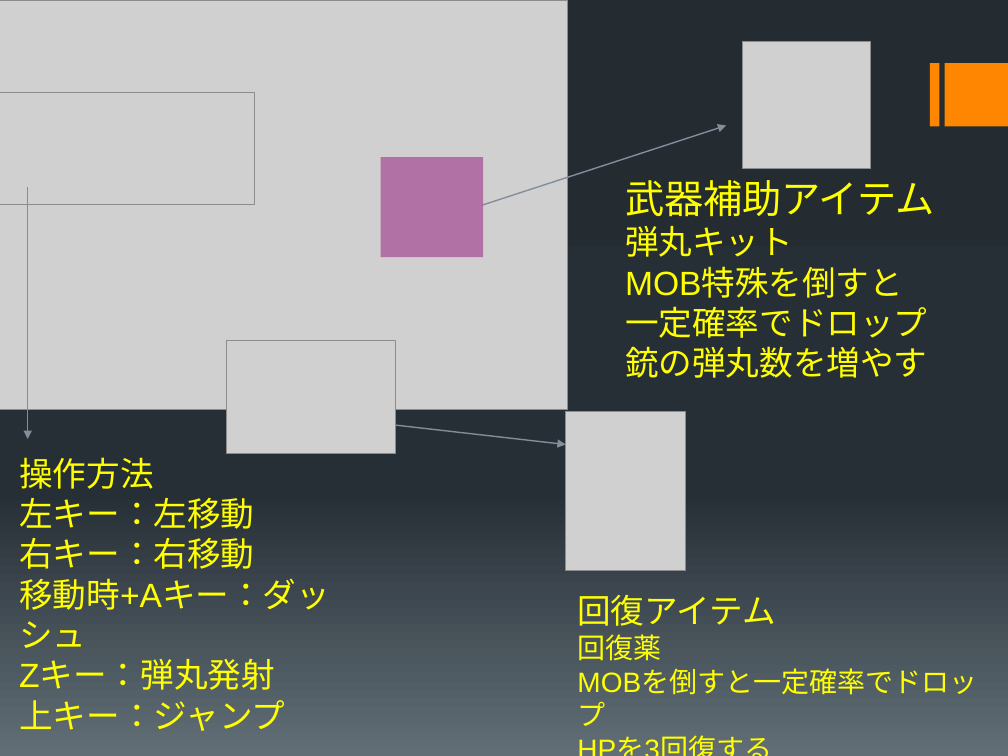
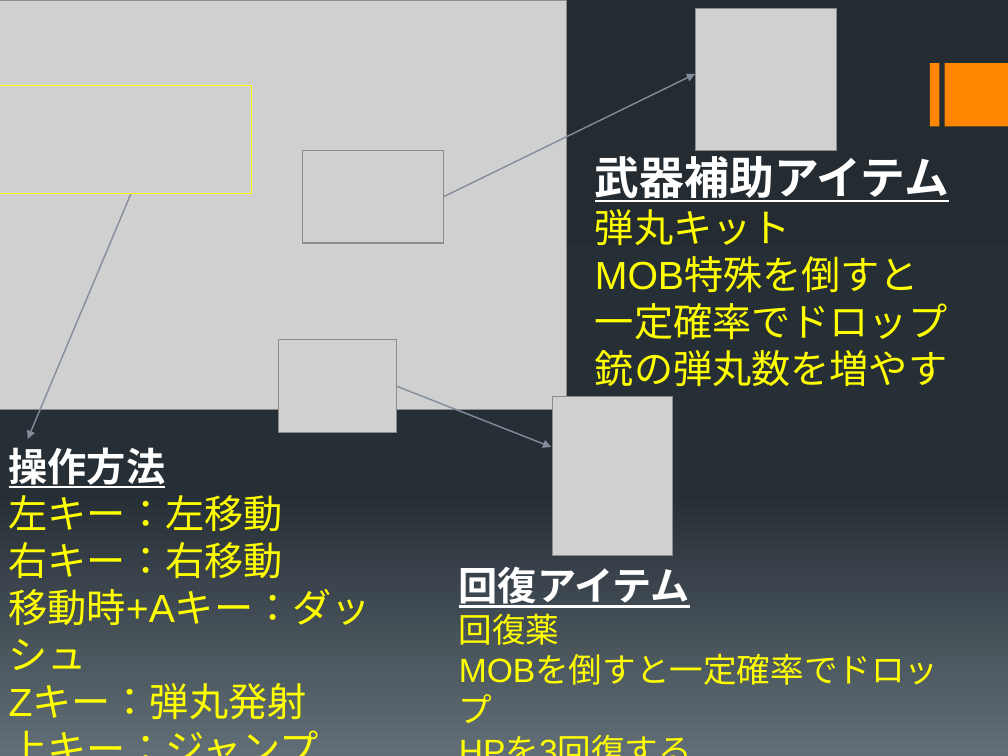
Before and after one commit to Shirayuki1850/-, a slide deck: slide 3 of 説明書.pptx. Drawn at 1008x756 pixels with LibreOffice and Linux fonts; fonts in the diff are those of the drawing; grey boxes stand for pictures. Boxes give left, top, right and bottom in pixels: in the first picture for what was removed or moved away, otherwise in the second. Text is boxed around its words. In the diff, an @@ line names an element or a change of style, - is before the commit and + after.

```diff
--- a/説明書.pptx
+++ b/説明書.pptx
@@ picture added at [696, 8, 837, 150] @@
@@ picture removed at [743, 41, 871, 169] @@
@@ rectangle added at [0, 86, 252, 194], outline #FFFF00 0.75 pt @@
@@ arrow moved from (483, 205) - (726, 126) to (444, 197) - (696, 74) @@
@@ picture removed at [0, 92, 254, 205] @@
@@ text "武器補助アイテム": place and size @@
-text "武器補助アイテム" at [625, 180, 934, 378]
+text "武器補助アイテム" at [595, 148, 949, 386]
@@ text "武器補助アイテム" at [595, 148, 949, 386]: size 28 to 32 pt, text colour #FFFF00 to #FFFFFF, bold on, underline on in "武器補助アイテム"; size 24 to 28 pt in "弾丸キット", "MOB特殊を倒すと", "一定確率でドロップ", "銃の弾丸数を増やす" @@
@@ picture added at [302, 150, 444, 243] @@
@@ callout removed at [381, 157, 484, 257] @@
@@ arrow moved from (28, 187) - (28, 439) to (131, 194) - (28, 439) @@
@@ picture: place and size @@
-picture at [226, 341, 395, 454]
+picture at [279, 340, 397, 432]
@@ arrow moved from (396, 425) - (565, 445) to (396, 386) - (551, 447) @@
@@ picture: place and size @@
-picture at [565, 411, 685, 571]
+picture at [553, 397, 673, 556]
@@ text "操作方法": place and size @@
-text "操作方法" at [19, 457, 330, 731]
+text "操作方法" at [9, 447, 371, 719]
@@ text "操作方法" at [9, 447, 371, 719]: size 24 to 28 pt; text colour #FFFF00 to #FFFFFF, bold on, underline on in "操作方法" @@
@@ text "回復アイテム": place and size @@
-text "回復アイテム" at [577, 595, 775, 661]
+text "回復アイテム" at [459, 567, 690, 645]
@@ text "回復アイテム" at [459, 567, 690, 645]: size 24 to 28 pt, text colour #FFFF00 to #FFFFFF, bold on, underline on in "回復アイテム"; size 20 to 24 pt in "回復薬", "MOBを倒すと一定確率でドロップ", "HPを3回復する" @@
```
Also in this commit, not shown: 2 other slides changed, 1 slide added, 55 other files.
